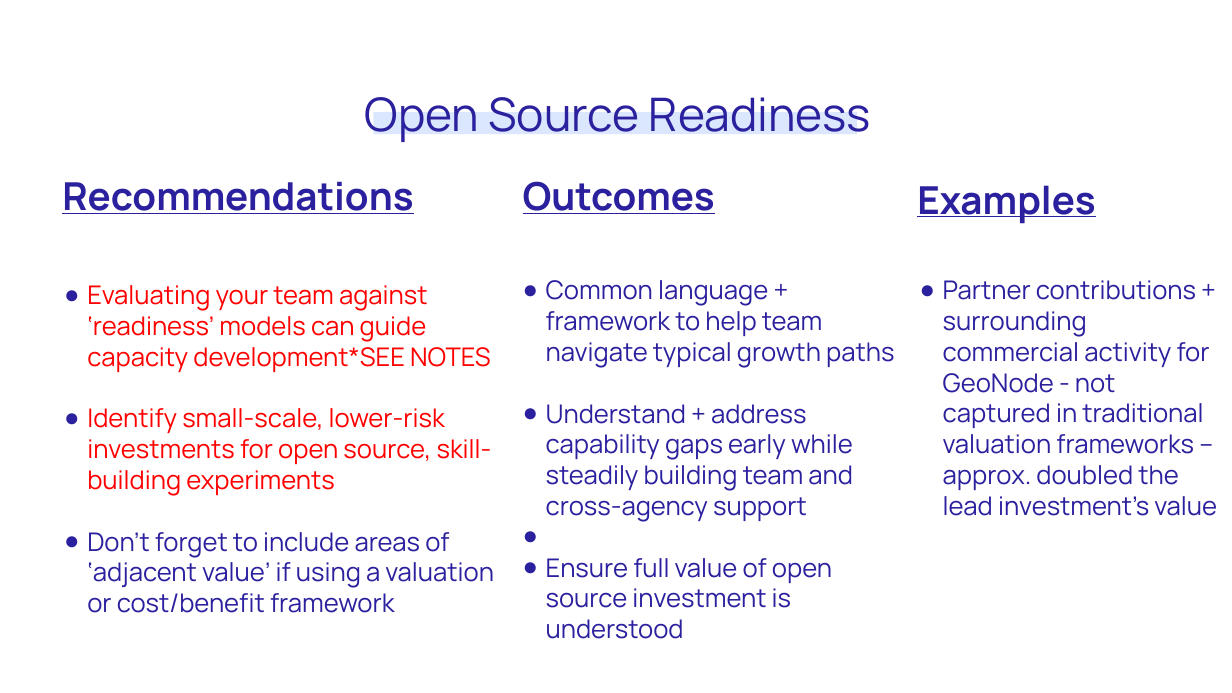
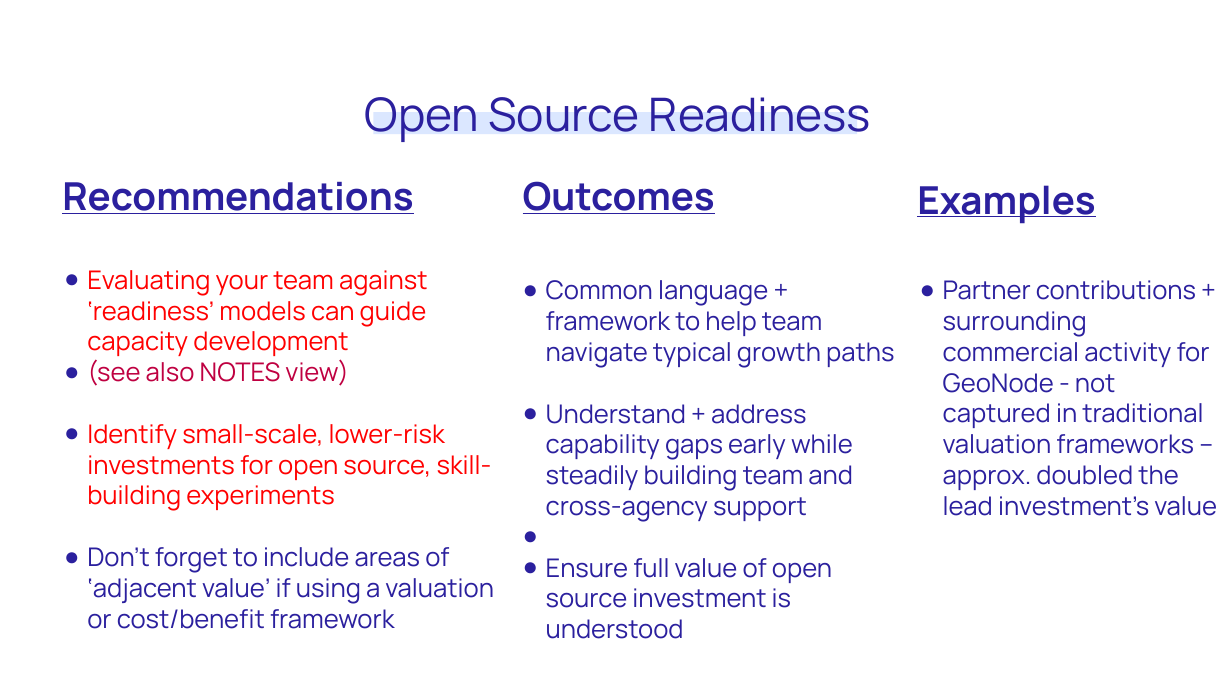
Before and after one commit to unicef/publicgoods-toolkit, a slide deck: slide 7 of dpg-toolkit-overview.odp. Drawn at 1232x693 pixels with LibreOffice and Linux fonts; fonts in the diff are those of the drawing. Boxes give left, top, right and bottom in pixels: in the first picture for what was removed or moved away, otherwise in the second. Text is boxed around its words. In the diff, an @@ line names an element or a change of style, - is before the commit and + after.

```diff
--- a/dpg-toolkit-overview.odp
+++ b/dpg-toolkit-overview.odp
@@ text "Evaluating your team against ‘readiness’ ...": place and size @@
-text "Evaluating your team against ‘readiness’ ..." at (87, 285, 494, 613)
+text "Evaluating your team against ‘readiness’ ..." at (87, 270, 494, 629)
@@ text at (87, 270, 428, 386): text changed @@
-● Evaluating your team against ‘readiness’ models can guide capacity development*SEE NOTES
+● Evaluating your team against ‘readiness’ models can guide capacity development
+● (see also NOTES view)
```
